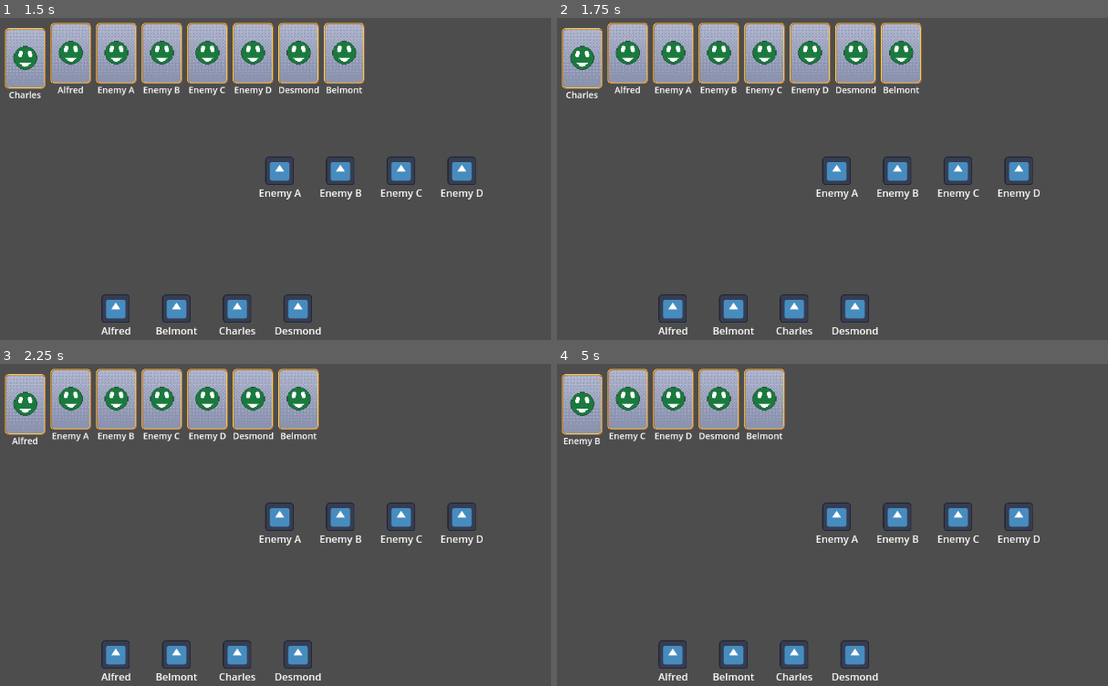
Above: before the commit, frames 1-4 (two rows, left to right).
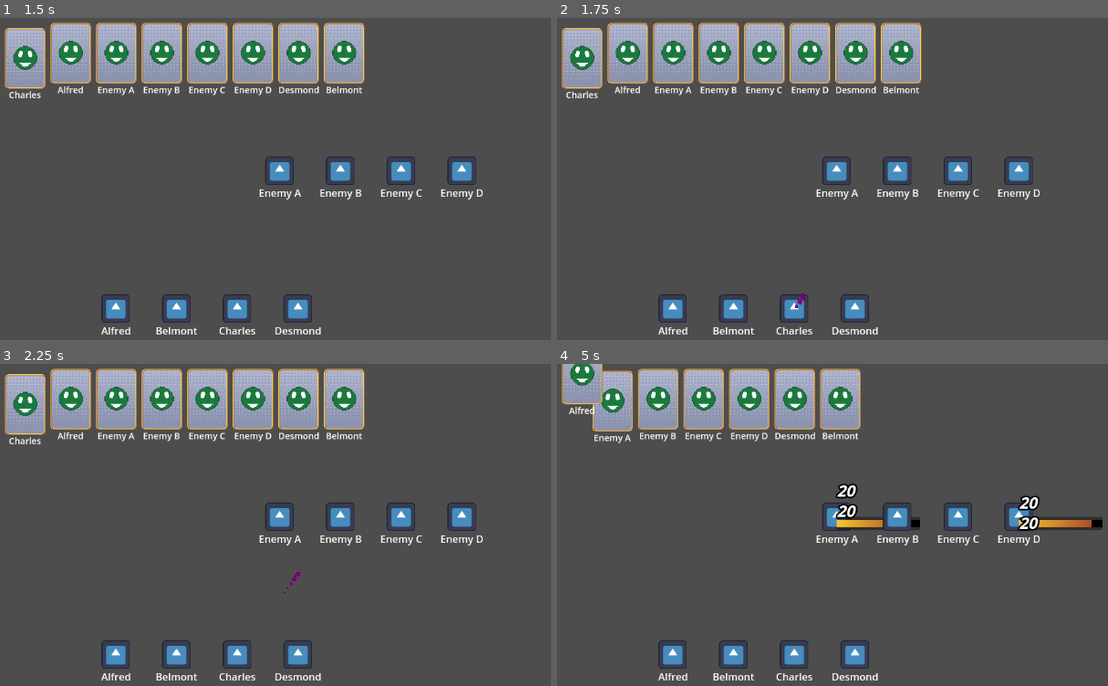
Above: after the commit, the same moments.

Repository: Kibibibit/rpg-project
Game: Godot game, scene res://scenes/scenes/battle_scene/battle_scene.tscn
Two runs of this game, one before a commit and one after it. Both use one fixed random seed, a clock stepped at 60 frames per second and the inputs below. The engine's default icon, where the game draws it, is replaced by a stand-in: a white triangle on a blue panel in a dark square.
Inputs:
- Up to frame 1 (1.5 s): no input
- Up to frame 2 (1.75 s): no input
- Up to frame 3 (2.25 s): no input
- Up to frame 4 (5 s): no input

Frame 1 is identical in both runs. In frame 2, less than 0.1% of the frame differs, in the area x 43-46%, y 85-91%; in frame 3, 2.0%; in frame 4, 9.3%, in the area x 0-100%, y 0-52%.

Commit message:
some slightly shoddy ui stuff

Diff:
--- a/resource/character_defs/char_def_enemy_a.tres
+++ b/resource/character_defs/char_def_enemy_a.tres
@@ -1,7 +1,7 @@
 [gd_resource type="Resource" script_class="CharacterDef" load_steps=6 format=3 uid="uid://cy5n7pxjkxlma"]
 
 [ext_resource type="Script" uid="uid://c2hknhxilubrr" path="res://scripts/resource_definitions/skills/skill.gd" id="1_qf7at"]
-[ext_resource type="Resource" uid="uid://dxyvvsgqcidm5" path="res://resource/skills/basic_attacks/skill_basic_attack_bash.tres" id="2_5bt4f"]
+[ext_resource type="Resource" uid="uid://dwurpevkp8ssx" path="res://resource/skills/basic_attacks/skill_basic_attack_multi_slash.tres" id="2_5bt4f"]
 [ext_resource type="Script" uid="uid://dk6gcgisgglrj" path="res://scripts/resource_definitions/character_def.gd" id="2_07fwf"]
 [ext_resource type="Script" uid="uid://pquyfjakk48m" path="res://scripts/resource_definitions/stats.gd" id="3_07fwf"]
 
--- /dev/null
+++ b/resource/skills/basic_attacks/skill_basic_attack_multi_slash.tres
@@ -0,0 +1,20 @@
+[gd_resource type="Resource" script_class="Skill" load_steps=5 format=3 uid="uid://dwurpevkp8ssx"]
+
+[ext_resource type="Script" uid="uid://chy5guiom8u75" path="res://scripts/resource_definitions/skills/skill_effect.gd" id="1_s6qk0"]
+[ext_resource type="Script" uid="uid://c2hknhxilubrr" path="res://scripts/resource_definitions/skills/skill.gd" id="2_08nhf"]
+[ext_resource type="Script" uid="uid://ckr577ue2sldj" path="res://scripts/resource_definitions/skills/skill_effects/skill_effect_damage.gd" id="2_s6cdf"]
+
+[sub_resource type="Resource" id="Resource_dyrae"]
+script = ExtResource("2_s6cdf")
+power = 5
+base_stat = 0
+min_hits_per_target = 2
+max_hits_per_target = 2
+metadata/_custom_type_script = "uid://ckr577ue2sldj"
+
+[resource]
+script = ExtResource("2_08nhf")
+skill_name = "Attack"
+effects = Array[ExtResource("1_s6qk0")]([SubResource("Resource_dyrae")])
+target_group = 4
+metadata/_custom_type_script = "uid://c2hknhxilubrr"
--- a/scenes/prefabs/spell_effects/example_spell_effect.tscn
+++ b/scenes/prefabs/spell_effects/example_spell_effect.tscn
@@ -1,6 +1,9 @@
-[gd_scene load_steps=7 format=3 uid="uid://ddtf1dvkm5rx8"]
+[gd_scene load_steps=8 format=3 uid="uid://ddtf1dvkm5rx8"]
+
+[ext_resource type="Script" uid="uid://dvi7q4jqcxr8a" path="res://scenes/scenes/battle_scene/battle_scene_visuals/2d/vfx_instance.gd" id="1_irisl"]
 
 [sub_resource type="PlaceholderTexture2D" id="PlaceholderTexture2D_seybx"]
+size = Vector2(5, 5)
 
 [sub_resource type="Curve" id="Curve_seybx"]
 _data = [Vector2(0, 1), 0.0, 0.0, 0, 0, Vector2(1, 0), 0.0, 0.0, 0, 0]
@@ -10,7 +13,7 @@
 curve = SubResource("Curve_seybx")
 
 [sub_resource type="Curve" id="Curve_20iif"]
-_data = [Vector2(0, 1), 0.0, 0.0, 0, 0, Vector2(0.22222222, 0.34831464), 0.0, 0.0, 0, 0, Vector2(1, 0), 0.0, 0.0, 0, 0]
+_data = [Vector2(0, 1), 0.0, -2.730337, 0, 0, Vector2(0.18518518, 0.11235964), 0.0, 0.0, 0, 0, Vector2(1, 0), 0.0, 0.0, 0, 0]
 point_count = 3
 
 [sub_resource type="CurveTexture" id="CurveTexture_xepqw"]
@@ -30,8 +33,9 @@
 alpha_curve = SubResource("CurveTexture_irisl")
 
 [node name="ExampleSpellEffect" type="Node2D"]
+script = ExtResource("1_irisl")
 
 [node name="GPUParticles2D" type="GPUParticles2D" parent="."]
-amount = 30
+amount = 50
 texture = SubResource("PlaceholderTexture2D_seybx")
 process_material = SubResource("ParticleProcessMaterial_irisl")
--- a/scenes/scenes/battle_scene/battle_scene_visuals/2d/battle_character/battle_character.gd
+++ b/scenes/scenes/battle_scene/battle_scene_visuals/2d/battle_character/battle_character.gd
@@ -13,13 +13,19 @@
 @onready
 var name_label: Label = %NameLabel
 
+var hp_bar: BarPopup
 var character: Character
 var _tween: Tween
 var target_position: Vector2
 
+
 func _ready() -> void:
 	if character:
 		name_label.text = character.character_name
+	_setup_signals()
+
+func _setup_signals() -> void:
+	SignalBus.Battle.UI.show_damage_number.connect(_show_damage_number)
 
 func update() -> void:
 	if _tween:
@@ -30,4 +36,19 @@
 	_tween.play()
 
 func _on_update_done() -> void:
-	SignalBus.Battle.emit_on_character_ready(character.get_instance_id())
+	SignalBus.Battle.UI.emit_on_character_ready(character.get_instance_id())
+
+func _show_damage_number(
+	p_character_id: int,
+	p_amount: int
+) -> void:
+	if character.get_instance_id() == p_character_id:
+		# TODO: Signal to tell character when bar has died
+		if !hp_bar:
+			hp_bar = BarPopup.new_popup_bar()
+			hp_bar.done.connect(_clear_hp_bar)
+			add_child(hp_bar)
+		hp_bar.update.call_deferred(character.hp + p_amount, character.hp, character.max_hp)
+
+func _clear_hp_bar() -> void:
+	hp_bar = null
--- a/scenes/scenes/battle_scene/battle_scene_visuals/2d/battle_scene_2d.gd
+++ b/scenes/scenes/battle_scene/battle_scene_visuals/2d/battle_scene_2d.gd
@@ -3,11 +3,29 @@
 var player_party_ready: bool = false
 var enemy_party_ready: bool = false
 
+@onready
+var player_party: PartyParent = %PlayerParty
+@onready
+var enemy_party: PartyParent = %EnemyParty
+@onready
+var vfx_manager: VFXManager = %VFXManager
+
+
 func _ready() -> void:
+	vfx_manager.set_get_battle_character(get_battle_character)
 	_setup_signals()
 
 func _setup_signals() -> void:
-	SignalBus.Battle.on_party_ready.connect(_on_party_ready)
+	SignalBus.Battle.UI.on_party_ready.connect(_on_party_ready)
+
+func get_battle_character(p_character_id: int) -> BattleCharacter:
+	# TODO: Refactor
+	if p_character_id in player_party.battle_characters.keys():
+		return player_party.battle_characters[p_character_id]
+	elif p_character_id in enemy_party.battle_characters.keys():
+		return enemy_party.battle_characters[p_character_id]
+	return null
+
 
 func _on_party_ready(p_is_player_party: bool) -> void:
 	if p_is_player_party:
--- a/scenes/scenes/battle_scene/battle_scene_visuals/2d/battle_scene_2d.tscn
+++ b/scenes/scenes/battle_scene/battle_scene_visuals/2d/battle_scene_2d.tscn
@@ -1,16 +1,23 @@
-[gd_scene load_steps=3 format=3 uid="uid://u1iqplaufuh6"]
+[gd_scene load_steps=4 format=3 uid="uid://u1iqplaufuh6"]
 
 [ext_resource type="Script" uid="uid://7cdjk6jdhbd4" path="res://scenes/scenes/battle_scene/battle_scene_visuals/2d/party_parent.gd" id="1_2gcnc"]
 [ext_resource type="Script" uid="uid://coxtenmc75tdh" path="res://scenes/scenes/battle_scene/battle_scene_visuals/2d/battle_scene_2d.gd" id="1_lnbsb"]
+[ext_resource type="Script" uid="uid://dsh2a7mhtgrag" path="res://scenes/scenes/battle_scene/battle_scene_visuals/2d/vfx_manager.gd" id="3_gd11s"]
 
 [node name="BattleScene2d" type="Node2D"]
 script = ExtResource("1_lnbsb")
 
 [node name="PlayerParty" type="Node2D" parent="."]
+unique_name_in_owner = true
 position = Vector2(183, 460)
 script = ExtResource("1_2gcnc")
 player_party = true
 
 [node name="EnemyParty" type="Node2D" parent="."]
+unique_name_in_owner = true
 position = Vector2(442, 242)
 script = ExtResource("1_2gcnc")
+
+[node name="VFXManager" type="Node2D" parent="."]
+unique_name_in_owner = true
+script = ExtResource("3_gd11s")
--- a/scenes/scenes/battle_scene/battle_scene_visuals/2d/party_parent.gd
+++ b/scenes/scenes/battle_scene/battle_scene_visuals/2d/party_parent.gd
@@ -4,7 +4,7 @@
 @export
 var player_party: bool = false
 
-var character_ids: Array[int] = []
+var battle_characters: Dictionary[int, BattleCharacter] = {}
 var _characters_ready: Array[int] = []
 
 func _ready() -> void:
@@ -13,7 +13,7 @@
 
 func _setup_signals() -> void:
 	SignalBus.Battle.do_battle_start.connect(_on_do_battle_start)
-	SignalBus.Battle.on_character_ready.connect(_on_character_ready)
+	SignalBus.Battle.UI.on_character_ready.connect(_on_character_ready)
 
 
 func _on_do_battle_start(p_player_party: Array[Character], p_enemy_party: Array[Character]) -> void:
@@ -23,7 +23,7 @@
 	for character in party:
 		var c_id: int = character.get_instance_id()
 		var battle_character := BattleCharacter.new_battle_character(c_id)
-		character_ids.append(c_id)
+		battle_characters[c_id] = battle_character
 		battle_character.position.x = 32 + index * 2048
 		battle_character.target_position.x = index * 96
 		battle_character.position.y = 500 if player_party else -500
@@ -32,7 +32,7 @@
 		index += 1
 
 func _on_character_ready(p_character_id: int) -> void:
-	if p_character_id in character_ids:
+	if p_character_id in battle_characters.keys():
 		_characters_ready.append(p_character_id)
-		if _characters_ready.size() == character_ids.size():
-			SignalBus.Battle.emit_on_party_ready.call_deferred(player_party)
+		if _characters_ready.size() == battle_characters.size():
+			SignalBus.Battle.UI.emit_on_party_ready.call_deferred(player_party)
--- /dev/null
+++ b/scenes/scenes/battle_scene/battle_scene_visuals/2d/vfx_instance.gd
@@ -0,0 +1,17 @@
+extends Node2D
+class_name VFXInstance
+
+
+signal on_complete(s_vfx_id: int)
+
+var target_position: Vector2
+
+
+func start() -> void:
+	var tween: Tween = create_tween()
+	tween.tween_property(self, "global_position", target_position, 1.0)
+	tween.tween_callback(_on_complete)
+	tween.play()
+
+func _on_complete() -> void:
+	on_complete.emit(get_instance_id())
--- /dev/null
+++ b/scenes/scenes/battle_scene/battle_scene_visuals/2d/vfx_manager.gd
@@ -0,0 +1,58 @@
+extends Node2D
+class_name VFXManager
+
+const EXAMPLE_VFX := preload("uid://ddtf1dvkm5rx8")
+
+var running_animations: Dictionary[int, VFXInstance] = {}
+var damage_effects: Dictionary[int, SkillEffectResultDamage] = {}
+
+var _get_battle_character_callback: Callable
+
+func _ready() -> void:
+	_setup_signals()
+
+func _setup_signals() -> void:
+	SignalBus.Battle.do_skill_animation.connect(_on_request_skill_animation)
+
+func set_get_battle_character(p_callback: Callable) -> void:
+	_get_battle_character_callback = p_callback
+
+func get_battle_character(p_character_id: int) -> BattleCharacter:
+	return _get_battle_character_callback.call(p_character_id)
+
+func _on_request_skill_animation(
+	p_result: SkillResult
+) -> void:
+
+	for effect in p_result.effect_results:
+		if effect.get_type() == SkillEffectResult.Type.DAMAGE:
+			var vfx_instance: VFXInstance = EXAMPLE_VFX.instantiate() as VFXInstance
+			effect = effect as SkillEffectResultDamage
+			vfx_instance.global_position = get_battle_character(effect.caster.get_instance_id()).global_position
+			vfx_instance.target_position = get_battle_character(effect.target.get_instance_id()).global_position
+			add_child(vfx_instance)
+			damage_effects[vfx_instance.get_instance_id()] = effect
+			vfx_instance.on_complete.connect(_on_vfx_complete)
+			running_animations[vfx_instance.get_instance_id()] = vfx_instance
+			vfx_instance.start.call_deferred()
+		await get_tree().create_timer(0.1).timeout
+
+
+func _on_vfx_complete(p_vfx_id: int) -> void:
+	if p_vfx_id in running_animations:
+		var instance : VFXInstance = running_animations[p_vfx_id]
+		instance.queue_free()
+		instance.on_complete.disconnect(_on_vfx_complete)
+		remove_child(instance)
+		running_animations.erase(p_vfx_id)
+		var effect := damage_effects[p_vfx_id]
+		damage_effects.erase(p_vfx_id)
+
+		SignalBus.Battle.UI.emit_show_damage_number(
+			effect.target.get_instance_id(),
+			effect.amount,
+		)
+
+
+	if running_animations.size() == 0:
+		SignalBus.Battle.emit_skill_animation_complete()
--- /dev/null
+++ b/scenes/scenes/battle_scene/battle_scene_visuals/ui/bar_popup/bar_popup.gd
@@ -0,0 +1,54 @@
+extends Control
+class_name BarPopup
+
+@onready
+var progress_bar: ProgressBar = %ProgressBar
+@onready
+var label_parent: Control = %LabelParent
+
+signal done
+
+const PACKED_SCENE := preload("uid://x1ksn2uqixhx")
+
+static func new_popup_bar(
+) -> BarPopup:
+	var instance: BarPopup = PACKED_SCENE.instantiate() as BarPopup
+	return instance
+
+var _numbers: Dictionary[int, PopupNumber] = {}
+
+var _tween: Tween
+
+func update(p_from: float, p_to: float, p_total: float) -> void:
+	var from_value: float = p_from/p_total
+	var to_value: float = p_to/p_total
+	if not is_equal_approx(from_value, progress_bar.value):
+		progress_bar.value = from_value
+
+	if _tween:
+		_tween.kill()
+	_tween = create_tween()
+
+	_tween.tween_property(progress_bar, "value", to_value, 0.1)
+	_tween.play()
+
+	var popup_number := PopupNumber.new_popup_number(global_position, absi(floori(p_from-p_to)))
+	popup_number.done.connect(_on_popup_done)
+	_numbers[popup_number.get_instance_id()] = popup_number
+	label_parent.add_child(popup_number)
+
+	for number in _numbers.values():
+		(number as PopupNumber).move_up()
+
+func _on_popup_done(p_id: int) -> void:
+	if _numbers.has(p_id):
+		var p : PopupNumber = _numbers[p_id]
+		p.done.disconnect(_on_popup_done)
+		label_parent.remove_child(p)
+		p.queue_free()
+		_numbers.erase(p_id)
+
+	if _numbers.is_empty():
+		done.emit()
+		get_parent().remove_child(self)
+		queue_free()
--- /dev/null
+++ b/scenes/scenes/battle_scene/battle_scene_visuals/ui/bar_popup/bar_popup.tscn
@@ -0,0 +1,52 @@
+[gd_scene load_steps=6 format=3 uid="uid://x1ksn2uqixhx"]
+
+[ext_resource type="Script" uid="uid://c2h1edise82t" path="res://scenes/scenes/battle_scene/battle_scene_visuals/ui/bar_popup/bar_popup.gd" id="1_73h3k"]
+
+[sub_resource type="StyleBoxFlat" id="StyleBoxFlat_ct1ou"]
+bg_color = Color(0, 0, 0, 1)
+border_color = Color(0.8, 0.8, 0.8, 0)
+anti_aliasing = false
+
+[sub_resource type="Gradient" id="Gradient_ct1ou"]
+colors = PackedColorArray(0.972549, 0.7882353, 0.17254902, 1, 0.6862745, 0.30980393, 0.16078432, 1)
+
+[sub_resource type="GradientTexture1D" id="GradientTexture1D_73h3k"]
+gradient = SubResource("Gradient_ct1ou")
+
+[sub_resource type="StyleBoxTexture" id="StyleBoxTexture_rulqy"]
+texture = SubResource("GradientTexture1D_73h3k")
+
+[node name="BarPopup" type="Control"]
+layout_mode = 3
+anchors_preset = 15
+anchor_right = 1.0
+anchor_bottom = 1.0
+grow_horizontal = 2
+grow_vertical = 2
+script = ExtResource("1_73h3k")
+
+[node name="Panel" type="Panel" parent="."]
+layout_mode = 0
+offset_right = 132.0
+offset_bottom = 21.0
+
+[node name="ProgressBar" type="ProgressBar" parent="Panel"]
+unique_name_in_owner = true
+custom_minimum_size = Vector2(0, 11)
+layout_mode = 1
+anchors_preset = 14
+anchor_top = 0.5
+anchor_right = 1.0
+anchor_bottom = 0.5
+offset_top = -0.5
+offset_bottom = 0.5
+grow_horizontal = 2
+grow_vertical = 2
+theme_override_styles/background = SubResource("StyleBoxFlat_ct1ou")
+theme_override_styles/fill = SubResource("StyleBoxTexture_rulqy")
+max_value = 1.0
+show_percentage = false
+
+[node name="LabelParent" type="Control" parent="."]
+unique_name_in_owner = true
+anchors_preset = 0
--- /dev/null
+++ b/scenes/scenes/battle_scene/battle_scene_visuals/ui/bar_popup/popup_number.gd
@@ -0,0 +1,37 @@
+extends Control
+class_name PopupNumber
+
+const POPUP_NUMBER : PackedScene = preload("uid://do7uvc2bf83wj")
+
+signal done(s_id: int)
+
+@onready var label: Label = %Label
+
+var _tween: Tween
+var _initial_position: Vector2
+var _index: int = -1
+var _number: String = ""
+
+static func new_popup_number(p_initial_position: Vector2, p_number: int) -> PopupNumber:
+	var out: PopupNumber = POPUP_NUMBER.instantiate() as PopupNumber
+	out._initial_position = p_initial_position
+	out._number = "%d" % p_number
+	return out
+
+func _ready() -> void:
+	label.text = _number
+	global_position = _initial_position-Vector2(0,_index*32)
+
+func move_up() -> void:
+	_index += 1
+	if _tween:
+		_tween.kill()
+	_tween = create_tween()
+	_tween.tween_property(self, "global_position", _initial_position-Vector2(0,_index*32), 0.2)
+	_tween.tween_interval(1.0)
+	_tween.tween_property(self, "modulate", Color(1.0,1.0,1.0, 0.0), 0.4)
+	_tween.tween_callback(_on_done)
+	_tween.play()
+
+func _on_done() -> void:
+	done.emit(get_instance_id())
--- /dev/null
+++ b/scenes/scenes/battle_scene/battle_scene_visuals/ui/bar_popup/popup_number.tscn
@@ -0,0 +1,30 @@
+[gd_scene load_steps=4 format=3 uid="uid://do7uvc2bf83wj"]
+
+[ext_resource type="Script" uid="uid://c341sjaykg8qp" path="res://scenes/scenes/battle_scene/battle_scene_visuals/ui/bar_popup/popup_number.gd" id="1_d08yu"]
+
+[sub_resource type="FontVariation" id="FontVariation_2okji"]
+variation_embolden = 0.77
+variation_transform = Transform2D(1, 0.23, 0, 1, 0, 0)
+
+[sub_resource type="LabelSettings" id="LabelSettings_d08yu"]
+font_size = 24
+outline_size = 10
+outline_color = Color(0, 0, 0, 1)
+
+[node name="PopupNumber" type="Control"]
+layout_mode = 3
+anchors_preset = 0
+script = ExtResource("1_d08yu")
+
+[node name="Label" type="Label" parent="."]
+unique_name_in_owner = true
+layout_mode = 1
+anchors_preset = 2
+anchor_top = 1.0
+anchor_bottom = 1.0
+offset_top = -34.0
+offset_right = 56.0
+grow_vertical = 0
+theme_override_fonts/font = SubResource("FontVariation_2okji")
+text = "1234"
+label_settings = SubResource("LabelSettings_d08yu")
--- a/scripts/nodes/autoloads/signal_bus/battle_signal_bus.gd
+++ b/scripts/nodes/autoloads/signal_bus/battle/battle_signal_bus.gd
@@ -4,17 +4,12 @@
 ## TODO: Look into what signals need to be deferred, or if a system for
 ## deferring signals conditionally is needed
 
+var UI := BattleUISignalBus.new()
+
 signal do_battle_start(s_player_party: Array[Character], s_enemy_party: Array[Character])
 func emit_do_battle_start(p_player_party: Array[Character], p_enemy_party: Array[Character]) -> void:
 	do_battle_start.emit(p_player_party, p_enemy_party)
 
-signal on_character_ready(s_character_id: int)
-func emit_on_character_ready(p_character_id: int) -> void:
-	on_character_ready.emit(p_character_id)
-
-signal on_party_ready(s_is_player: bool)
-func emit_on_party_ready(p_is_player: bool) -> void:
-	on_party_ready.emit(p_is_player)
 
 signal on_battle_start_complete()
 func emit_on_battle_start_complete() -> void:
--- /dev/null
+++ b/scripts/nodes/autoloads/signal_bus/battle/battle_ui_signal_bus.gd
@@ -0,0 +1,32 @@
+extends RefCounted
+class_name BattleUISignalBus
+
+
+signal on_character_ready(s_character_id: int)
+func emit_on_character_ready(p_character_id: int) -> void:
+	on_character_ready.emit(p_character_id)
+
+signal on_party_ready(s_is_player: bool)
+func emit_on_party_ready(p_is_player: bool) -> void:
+	on_party_ready.emit(p_is_player)
+
+signal request_skill_animation(
+	s_id: int,
+	s_skill: Skill,
+	s_caster: Character,
+	s_target: Character,
+	s_effect: SkillEffectResult
+)
+func emit_request_skill_animation(
+	p_skill: Skill,
+	p_result: SkillResult
+) -> void:
+	request_skill_animation.emit(p_skill, p_result)
+
+signal skill_animation_complete(s_skill: Skill)
+func emit_skill_animation_complete(p_skill: Skill) -> void:
+	skill_animation_complete.emit(p_skill)
+
+signal show_damage_number(s_character_id: int, s_amount: float)
+func emit_show_damage_number(p_character_id: int, p_amount: float) -> void:
+	show_damage_number.emit(p_character_id, p_amount)
--- a/scripts/nodes/battle/ai_controller.gd
+++ b/scripts/nodes/battle/ai_controller.gd
@@ -22,7 +22,7 @@
 		enemy_party = p_battle_state.get_enemy_character_ids()
 	else:
 		ally_party = p_battle_state.get_enemy_character_ids()
-		enemy_party = p_battle_state.get_enemy_character_ids()
+		enemy_party = p_battle_state.get_player_character_ids()
 
 	var chosen_skill: Skill = null
 	if (possible_skills.is_empty()):
--- a/scripts/nodes/battle/battle_runner.gd
+++ b/scripts/nodes/battle/battle_runner.gd
@@ -136,9 +136,7 @@
 
 func _trigger_animation_step(p_skill_result: SkillResult) -> void:
 	SignalBus.Battle.emit_do_skill_animation(p_skill_result)
-	# TODO: Frontend signalling. For now, maybe just console logs?
-	await get_tree().create_timer(0.5).timeout
-	SignalBus.Battle.emit_skill_animation_complete.call_deferred()
+
 
 func _cleanup_post_skill_step() -> void:
 	print("BATTLE_RUNNER: Skill cleanup step!")
--- a/scripts/nodes/battle/skill_runner.gd
+++ b/scripts/nodes/battle/skill_runner.gd
@@ -17,7 +17,7 @@
 		targets.reduce(func(acc: String, p_c: Character): return acc + ("" if acc.is_empty() else ", ") + p_c.character_name, "")
 	])
 
-	var result := SkillResult.new()
+	var result := SkillResult.new(p_skill)
 
 	var pre_cost: int = p_character.get_resource_total(p_skill.cost_type)
 
--- a/scripts/ref_counted/skill_result.gd
+++ b/scripts/ref_counted/skill_result.gd
@@ -3,9 +3,11 @@
 
 # TODO: Implement. Check crit/weakness stuff on add?
 
-
+var skill: Skill
 var effect_results: Array[SkillEffectResult] = []
 
+func _init(p_skill: Skill) -> void:
+	skill = p_skill
 
 func add_effect_result(p_effect_result: SkillEffectResult) -> void:
 	effect_results.append(p_effect_result)
--- a/scripts/resource_definitions/skills/skill_effects/skill_effect_damage.gd
+++ b/scripts/resource_definitions/skills/skill_effects/skill_effect_damage.gd
@@ -66,7 +66,7 @@
 	for _i in hits:
 
 		if can_miss:
-			if randf() <= final_accuracy:
+			if randf() > final_accuracy:
 				results.append(SkillEffectResultDamage.new(
 					p_caster,
 					p_target,
@@ -95,8 +95,7 @@
 		any_hits = target_affinity != Affinity.REFLECT
 
 		if can_crit and !blocked:
-			did_crit = randf() < final_crit_chance
-
+			did_crit = randf() <= final_crit_chance
 		results.append_array(_apply_hit(p_caster, p_target, false, did_crit))
 
 	if any_hits:
@@ -111,7 +110,6 @@
 	p_is_reflected: bool,
 	p_is_crit: bool
 ) -> Array[SkillEffectResult]:
-
 	var results : Array[SkillEffectResult] = []
 	var target_affinity := p_target.get_element_affinity(element)
 
@@ -149,7 +147,6 @@
 	base_power *= p_target.get_defense_buff_multiplier()
 
 	# TODO: Elemental based buffs?
-
 	var damage: int = maxi(1, floori(base_power))
 
 	if target_affinity == Affinity.ABSORB:
Not shown, added: scenes/scenes/battle_scene/battle_scene_visuals/2d/vfx_instance.gd.uid
Not shown, added: scenes/scenes/battle_scene/battle_scene_visuals/2d/vfx_manager.gd.uid
Not shown, added: scenes/scenes/battle_scene/battle_scene_visuals/ui/bar_popup/bar_popup.gd.uid
Not shown, added: scenes/scenes/battle_scene/battle_scene_visuals/ui/bar_popup/popup_number.gd.uid
Renamed: scripts/nodes/autoloads/signal_bus/battle_signal_bus.gd.uid -> scripts/nodes/autoloads/signal_bus/battle/battle_signal_bus.gd.uid
Not shown, added: scripts/nodes/autoloads/signal_bus/battle/battle_ui_signal_bus.gd.uid
